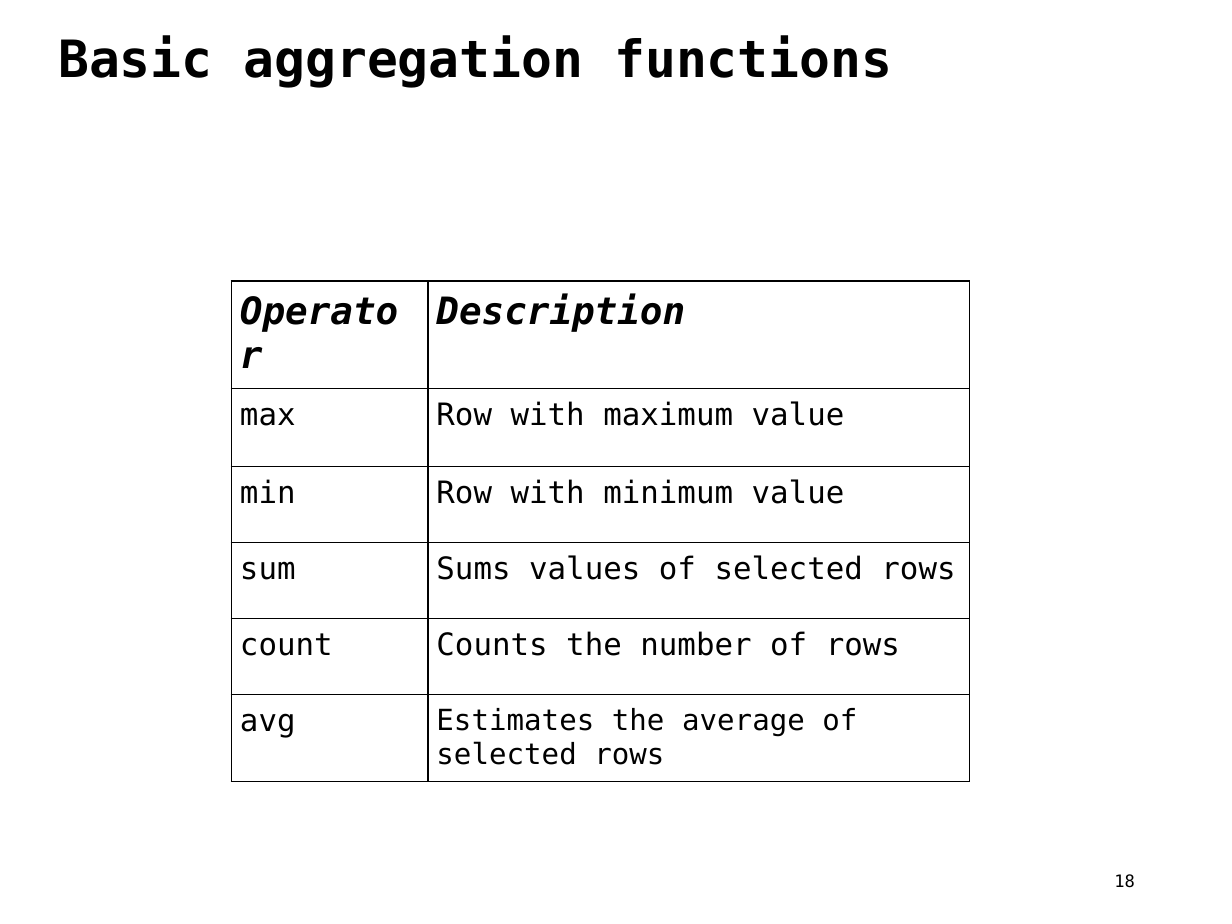
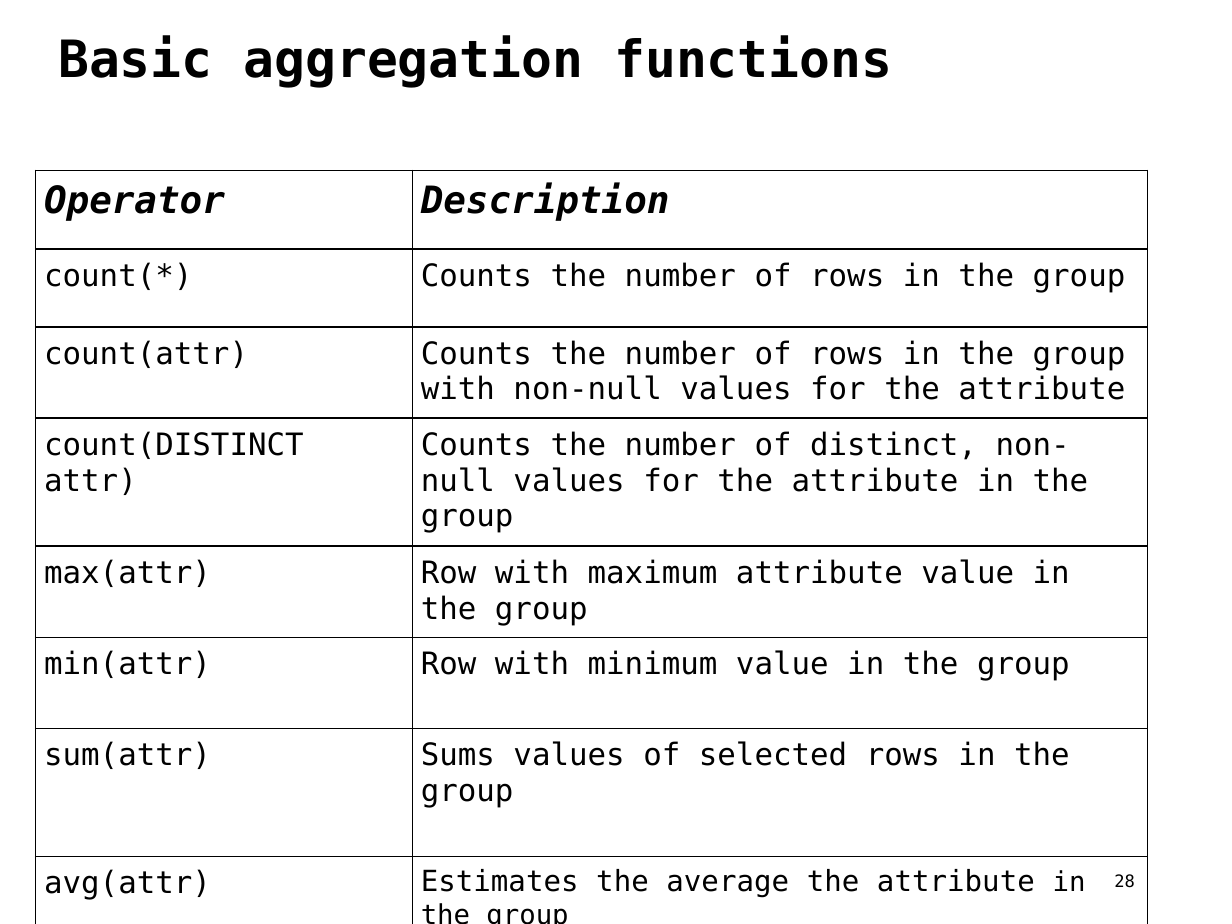
Before and after one commit to ipeirotis/dealing_with_data, a slide deck: slide 28 of 3-SQL/C-SQL.pptx (slide 18 before the commit). Drawn at 1232x924 pixels with LibreOffice and Linux fonts; fonts in the diff are those of the drawing. Boxes give left, top, right and bottom in pixels: in the first picture for what was removed or moved away, otherwise in the second. Text is boxed around its words. In the diff, an @@ line names an element or a change of style, - is before the commit and + after.

Commit message:
Latest SQL slideS

```diff
--- a/3-SQL/C-SQL.pptx
+++ b/3-SQL/C-SQL.pptx
@@ table at box(36, 170, 1148, 924) @@
-row 2: max | Row with maximum value
-row 3: min | Row with minimum value
-row 4: sum | Sums values of selected rows
-row 5: count | Counts the number of rows
-row 6: avg | Estimates the average of selected rows
+row 2: count(*) | Counts the number of rows in the group
+row 3: count(attr) | Counts the number of rows in the group with non-null values for the attribute
+row 4: count(DISTINCT attr) | Counts the number of distinct, non-null values for the attribute in the group
+row 5: max(attr) | Row with maximum attribute value in the group
+row 6: min(attr) | Row with minimum value in the group
+row 7: sum(attr) | Sums values of selected rows in the group
+row 8: avg(attr) | Estimates the average the attribute in the group
@@ table: place and size @@
-table at box(232, 281, 968, 769)
+table at box(36, 170, 1148, 924)
@@ page number at box(1114, 874, 1135, 888): text changed @@
-18
+28
```
Also in this commit, not shown: 8 other slides changed, 12 slides added, 1 slide removed.
